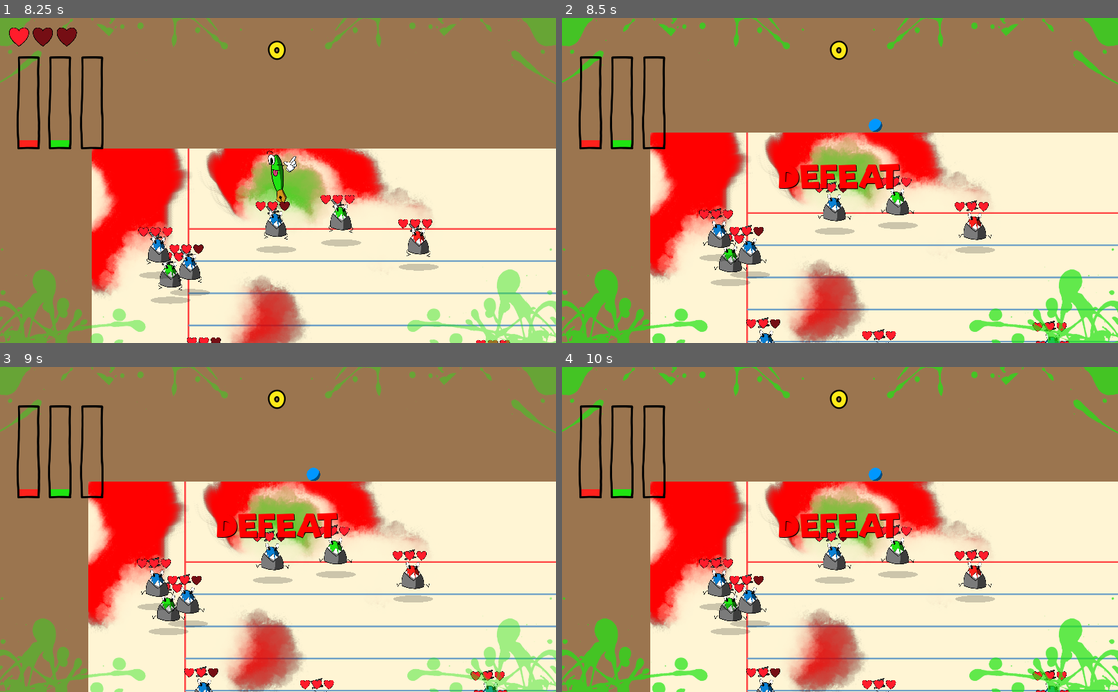
Above: before the commit, frames 1-4 (two rows, left to right).
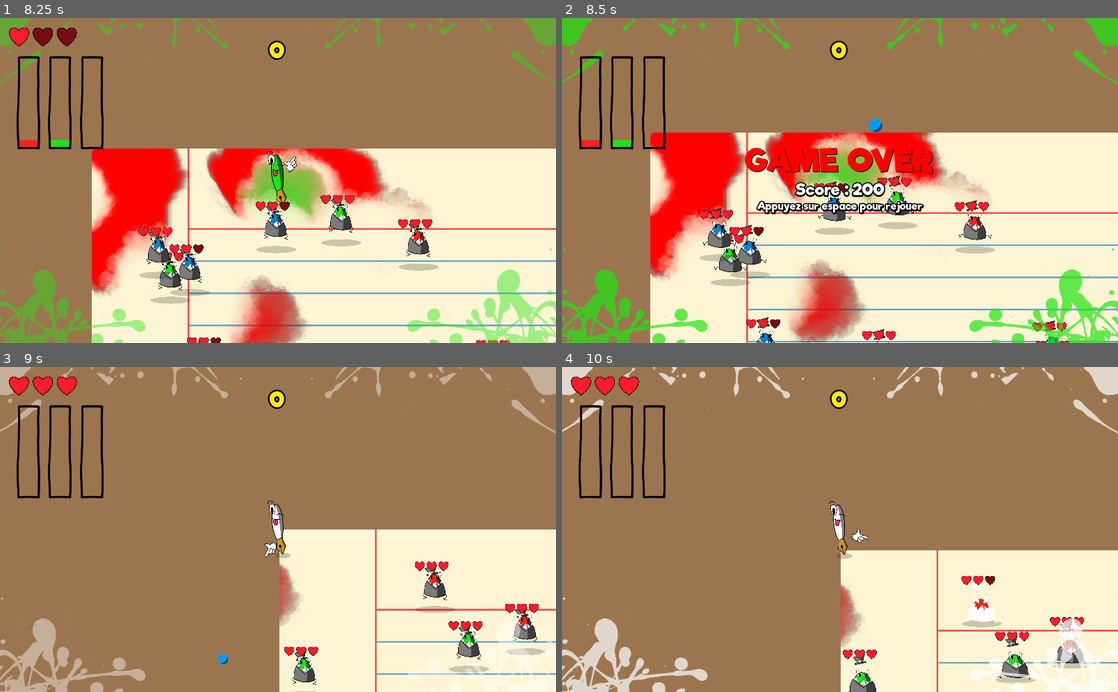
Above: after the commit, the same moments.

Repository: kevinlights/chromatic-fever
Game: Godot game, scene res://Game.tscn
Two runs of this game, one before a commit and one after it. Both use one fixed random seed, a clock stepped at 60 frames per second and the inputs below.
Inputs (mouse positions are in pixels of both pictures, inside the frame that each line leads up to):
- Up to frame 1 (8.25 s): move the mouse to (400, 164) at 0.52 s; hold Right (ui_right) 0.53-1.28 s; hold Space (ui_shoot) 0.53-1.28 s; move the mouse to (166, 196) at 1.27 s; hold Down (ui_down) 1.28-2.03 s; right-click (166, 196) at 1.35 s; tap Space (ui_shoot) at 1.55, 2.3, 2.85, 4.55, 5.3, 5.85, 7.55 s; move the mouse to (333, 109) at 2.02 s; press the mouse at (333, 109) at 2.03 s; hold Right (ui_right) 2.03-2.78 s; move the mouse to (250, 245) at 2.77 s; release the mouse at (250, 245) at 2.78 s; hold Up (ui_up) 2.78-3.53 s; move the mouse to (444, 229) at 3.52 s; hold Space (ui_shoot) 3.53-4.28 s; hold Left (ui_left) 3.53-5.03 s; move the mouse to (111, 131) at 4.27 s; right-click (111, 131) at 4.35 s; move the mouse to (305, 180) at 5.02 s; press the mouse at (305, 180) at 5.03 s; hold Down (ui_down) 5.03-5.78 s; move the mouse to (194, 99) at 5.77 s; release the mouse at (194, 99) at 5.78 s; hold Right (ui_right) 5.78-6.53 s; move the mouse to (400, 164) at 6.52 s; hold Up (ui_up) 6.53-7.28 s; hold Space (ui_shoot) 6.53-7.28 s; move the mouse to (166, 196) at 7.27 s; hold Right (ui_right) 7.28-8.03 s; right-click (166, 196) at 7.35 s; move the mouse to (333, 109) at 8.02 s; press the mouse at (333, 109) at 8.03 s; hold Down (ui_down) from 8.03 s (still down)
- Up to frame 2 (8.5 s): keep holding Down (ui_down); tap Space (ui_shoot) at 8.3 s
- Up to frame 3 (9 s): tap Space (ui_shoot) at 8.75, 8.85 s; move the mouse to (250, 594) at 8.77 s; release Down (ui_down) at 8.78 s; release the mouse at (250, 594) at 8.78 s; hold Left (ui_left) from 8.78 s (still down)
- Up to frame 4 (10 s): move the mouse to (1006, 578) at 9.52 s; release Left (ui_left) at 9.53 s; hold Up (ui_up) from 9.53 s (still down); hold Space (ui_shoot) from 9.53 s (still down)

Frame 1 is identical in both runs. In frame 2, 3.2% of the frame differs, in the area x 32-67%, y 39-61%; in frame 3, 41%; in frame 4, 43%, in the area x 0-100%, y 0-100%.
Error in both runs: Trying to assign value of type 'Node2D' to a variable of type 'KinematicBody2D'. (res://HUD/Score.gd:3)

Commit message:
Score

Diff:
--- a/Game.gd
+++ b/Game.gd
@@ -29,6 +29,9 @@
 var combo_length = 0
 var combo_score = 0
 var combo = COMBO.NONE
+
+func _ready():
+	get_tree().paused = false
 
 func _process(delta):
 	var combo_changed : bool = false
--- /dev/null
+++ b/HUD/GameOver.gd
@@ -0,0 +1,19 @@
+extends VBoxContainer
+
+onready var player : KinematicBody2D = get_node("/root/Game/Player")
+onready var hud = get_parent().get_parent().get_parent()
+
+var is_game_over = false
+
+func _ready():
+	hide()
+	player.connect("player_die", self, "_on_player_die")
+
+func _process(delta):
+		if is_game_over && Input.is_action_pressed("ui_shoot"):
+			get_tree().reload_current_scene()
+
+func _on_player_die():
+	is_game_over = true
+	$ScoreFinal.set_text("Score : " + str(hud.score))
+	show()
--- a/HUD/HUD.tscn
+++ b/HUD/HUD.tscn
@@ -6,8 +6,8 @@
 [ext_resource path="res://Assets/rectangle.png" type="Texture" id=4]
 [ext_resource path="res://Assets/rect.png" type="Texture" id=5]
 [ext_resource path="res://HUD/Jauge.gd" type="Script" id=6]
-[ext_resource path="res://HUD/font/riffic.otf" type="DynamicFontData" id=7]
-[ext_resource path="res://HUD/DefeatMessage.gd" type="Script" id=8]
+[ext_resource path="res://HUD/GameOver.gd" type="Script" id=7]
+[ext_resource path="res://HUD/font/riffic.otf" type="DynamicFontData" id=8]
 [ext_resource path="res://HUD/LifeBar.gd" type="Script" id=9]
 [ext_resource path="res://HUD/Images/heart_full.png" type="Texture" id=10]
 [ext_resource path="res://HUD/Heart.gd" type="Script" id=11]
@@ -22,18 +22,30 @@
 
 [sub_resource type="DynamicFont" id=1]
 size = 60
-font_data = ExtResource( 7 )
-
-[sub_resource type="ShaderMaterial" id=2]
+font_data = ExtResource( 8 )
+
+[sub_resource type="DynamicFont" id=2]
+size = 30
+outline_size = 2
+outline_color = Color( 0, 0, 0, 1 )
+font_data = ExtResource( 8 )
+
+[sub_resource type="DynamicFont" id=3]
+size = 20
+outline_size = 2
+outline_color = Color( 0, 0, 0, 1 )
+font_data = ExtResource( 8 )
+
+[sub_resource type="ShaderMaterial" id=4]
 shader = ExtResource( 14 )
 shader_param/wave_scale = Vector2( 0.005, 0.002 )
 shader_param/wave_speed = 10.0
 shader_param/rainbow_scale = Vector3( 1, 1, 1 )
 shader_param/rainbow_speed = 5.0
 
-[sub_resource type="DynamicFont" id=3]
+[sub_resource type="DynamicFont" id=5]
 size = 30
-font_data = ExtResource( 7 )
+font_data = ExtResource( 8 )
 
 [node name="HUD" type="CanvasLayer"]
 script = ExtResource( 1 )
@@ -99,17 +111,38 @@
 anchor_right = 1.0
 anchor_bottom = 1.0
 
-[node name="DefeatMessage" type="Label" parent="CenterContainer"]
-visible = false
-margin_left = 395.0
-margin_top = 268.0
-margin_right = 629.0
-margin_bottom = 332.0
+[node name="GameOver" type="VBoxContainer" parent="CenterContainer"]
+margin_left = 328.0
+margin_top = 236.0
+margin_right = 695.0
+margin_bottom = 363.0
+script = ExtResource( 7 )
+
+[node name="DefeatMessage" type="Label" parent="CenterContainer/GameOver"]
+margin_right = 367.0
+margin_bottom = 64.0
 custom_fonts/font = SubResource( 1 )
 custom_colors/font_color = Color( 1, 0, 0, 1 )
 custom_colors/font_color_shadow = Color( 0, 0, 0, 1 )
-text = "DEFEAT"
-script = ExtResource( 8 )
+text = "GAME OVER"
+
+[node name="ScoreFinal" type="Label" parent="CenterContainer/GameOver"]
+margin_top = 68.0
+margin_right = 367.0
+margin_bottom = 101.0
+custom_fonts/font = SubResource( 2 )
+custom_colors/font_color_shadow = Color( 0, 0, 0, 1 )
+text = "SCORE : "
+align = 1
+
+[node name="Espace" type="Label" parent="CenterContainer/GameOver"]
+margin_top = 105.0
+margin_right = 367.0
+margin_bottom = 127.0
+custom_fonts/font = SubResource( 3 )
+custom_colors/font_color_shadow = Color( 0, 0, 0, 1 )
+text = "Appuyez sur espace pour rejouer"
+align = 1
 
 [node name="LifeBar" type="HBoxContainer" parent="."]
 editor/display_folded = true
@@ -128,7 +161,6 @@
 script = ExtResource( 11 )
 
 [node name="ScoreContainer" type="CenterContainer" parent="."]
-editor/display_folded = true
 margin_left = 512.0
 margin_top = 64.0
 margin_right = 512.0
--- a/Player/Player.gd
+++ b/Player/Player.gd
@@ -219,7 +219,6 @@
 		jauges[colormap[color]] += 1
 
 func _on_jauge_empty_timeout():
-	print("salut")
 	for jauge in jauges.size():
 		if jauges[jauge] > 0:
 			jauges[jauge] -= 1
Not shown: 2 places in HUD/HUD.tscn that only renumber resources
